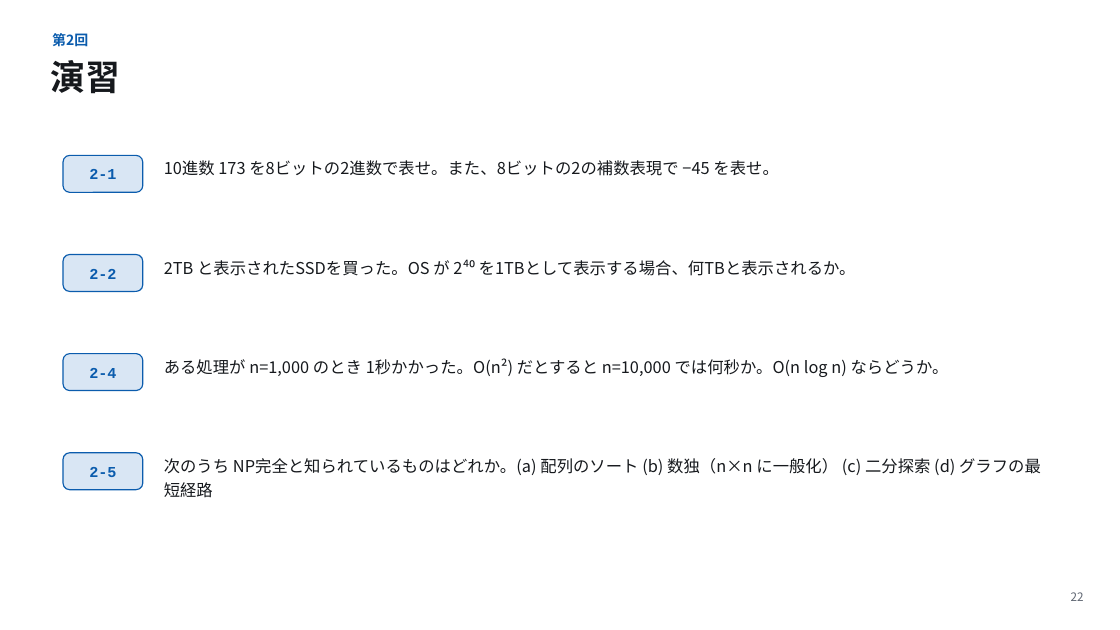
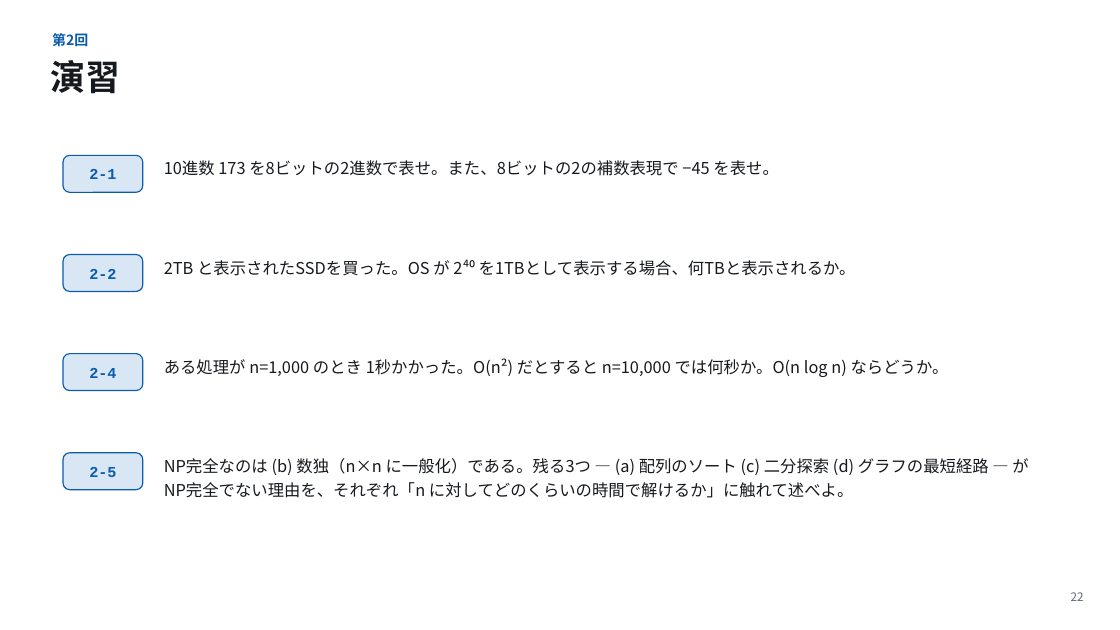
Before and after one commit to koide55/CompOutline, a slide deck: slide 22 of slides/第02回_情報の表現と計算量.pptx. Drawn at 1120x630 pixels with LibreOffice and Linux fonts; fonts in the diff are those of the drawing. Boxes give left, top, right and bottom in pixels: in the first picture for what was removed or moved away, otherwise in the second. Text is boxed around its words. In the diff, an @@ line names an element or a change of style, - is before the commit and + after.

```diff
--- a/slides/第02回_情報の表現と計算量.pptx
+++ b/slides/第02回_情報の表現と計算量.pptx
@@ text at box(164, 458, 1028, 498): text changed @@
-次のうち NP完全と知られているものはどれか。(a) 配列のソート (b) 数独（n×n に一般化） (c) 二分探索 (d) グラフの最短経路
+NP完全なのは (b) 数独（n×n に一般化）である。残る3つ — (a) 配列のソート (c) 二分探索 (d) グラフの最短経路 — が NP完全でない理由を、それぞれ「n に対してどのくらいの時間で解けるか」に触れて述べよ。
```
Also in this commit, not shown: 30 other files.
